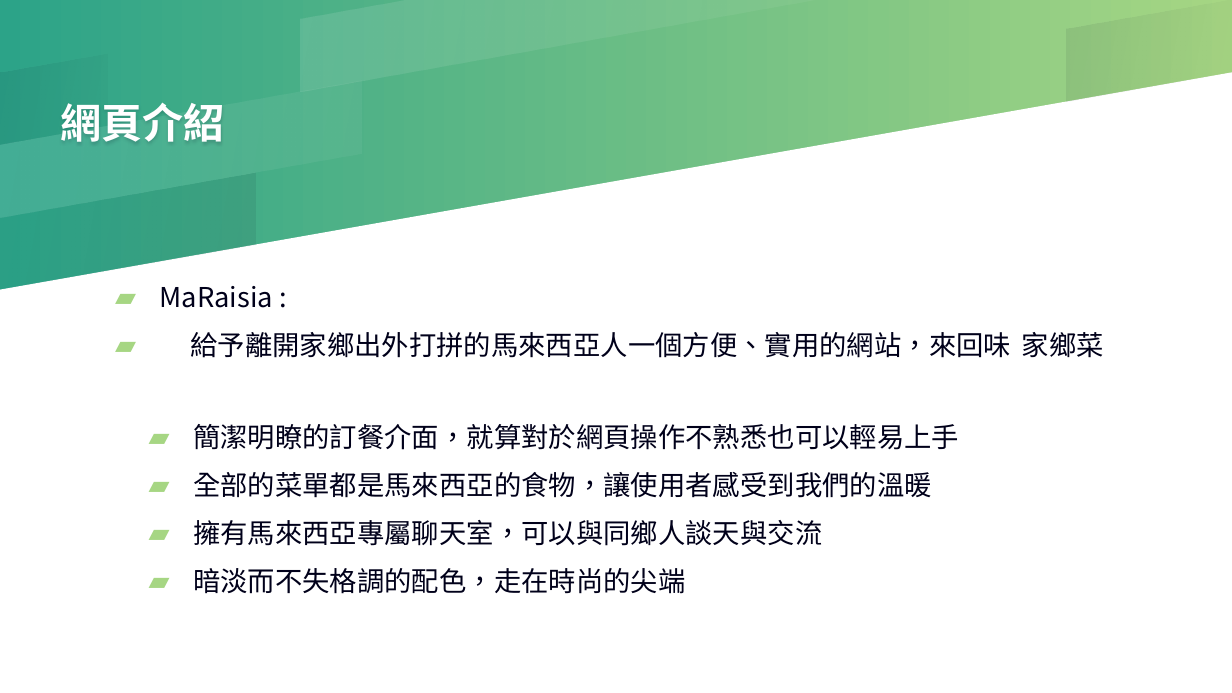
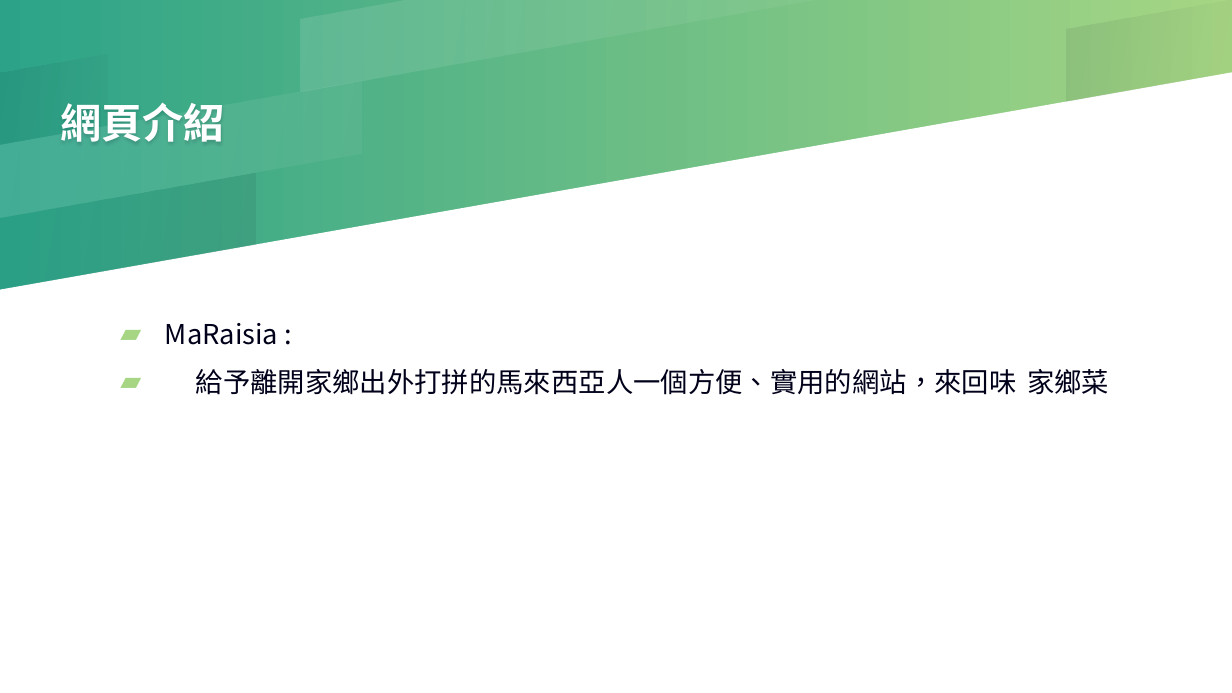
Before and after one commit to ChloeMia/web_FinalProject, a slide deck: slide 5 of 新增 Microsoft PowerPoint 簡報.pptx (slide 3 before the commit). Drawn at 1232x693 pixels with LibreOffice and Linux fonts; fonts in the diff are those of the drawing. Boxes give left, top, right and bottom in pixels: in the first picture for what was removed or moved away, otherwise in the second. Text is boxed around its words. In the diff, an @@ line names an element or a change of style, - is before the commit and + after.

```diff
--- a/新增 Microsoft PowerPoint 簡報.pptx
+++ b/新增 Microsoft PowerPoint 簡報.pptx
@@ text "MaRaisia :": place and size @@
-text "MaRaisia :" at (160, 286, 1104, 358)
+text "MaRaisia :" at (165, 323, 1109, 395)
@@ text removed at (193, 424, 959, 594) @@
-▰ 簡潔明瞭的訂餐介面，就算對於網頁操作不熟悉也可以輕易上手
-▰ 全部的菜單都是馬來西亞的食物，讓使用者感受到我們的溫暖
-▰ 擁有馬來西亞專屬聊天室，可以與同鄉人談天與交流
-▰ 暗淡而不失格調的配色，走在時尚的尖端
```
Also in this commit, not shown: 1 other slide changed, 2 slides added.
